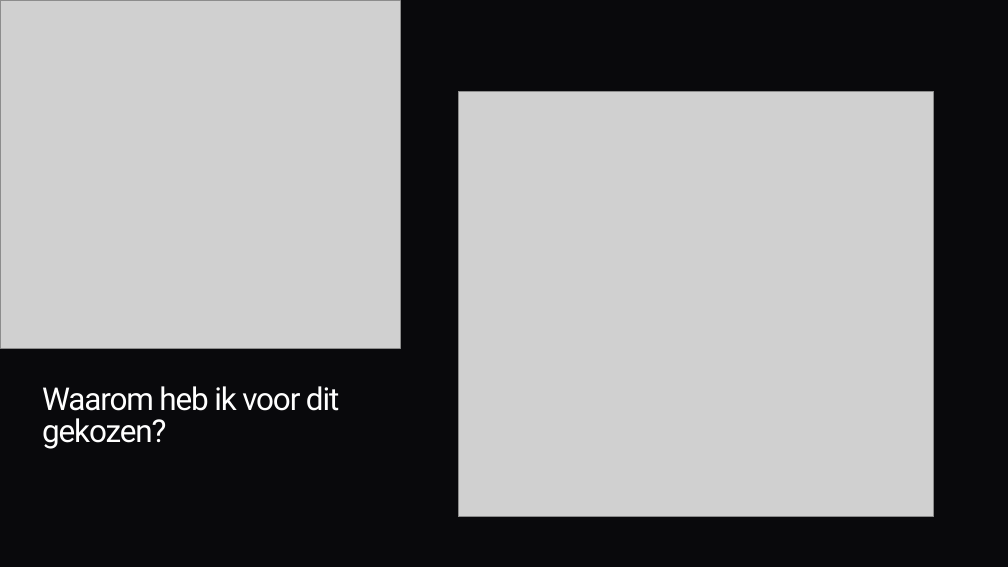
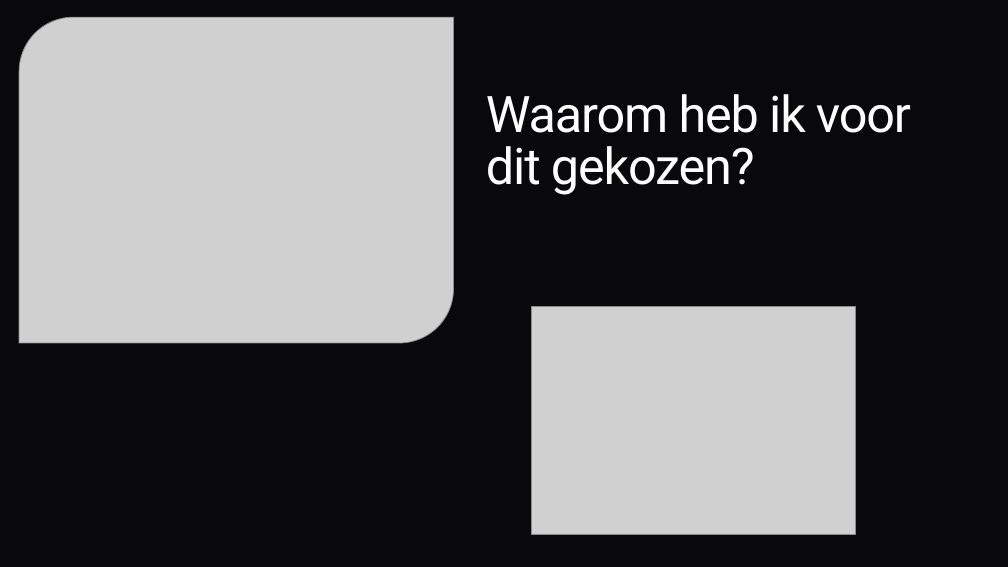
Before and after one commit to GunnarrD/Gunnarrs-eindwerk, a slide deck: slide 3 of eindwerk presentatie.pptx. Drawn at 1008x567 pixels with LibreOffice and Linux fonts; fonts in the diff are those of the drawing; grey boxes stand for pictures; background and template pictures are left out. Boxes give left, top, right and bottom in pixels: in the first picture for what was removed or moved away, otherwise in the second. Text is boxed around its words. In the diff, an @@ line names an element or a change of style, - is before the commit and + after.

```diff
--- a/eindwerk presentatie.pptx
+++ b/eindwerk presentatie.pptx
@@ picture resized from (x1=0, y1=0, x2=400, y2=349) to (x1=19, y1=17, x2=454, y2=343) @@
@@ title "Waarom heb ik voor dit ..." moved from (x1=42, y1=386, x2=339, y2=449) to (x1=486, y1=94, x2=911, y2=195) @@
@@ title "Waarom heb ik voor dit ..." at (x1=486, y1=94, x2=911, y2=195): size 30 to 48 pt @@
@@ picture resized from (x1=458, y1=91, x2=934, y2=516) to (x1=532, y1=306, x2=855, y2=535) @@
```
Also in this commit, not shown: 4 other slides changed, 1 slide added, 1 slide removed.
